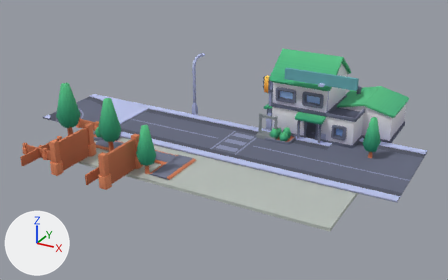
The glTF model apps/web/src/assets/world/neighborhood-rainy-evening/v1/neighborhood-rainy-evening-static.glb, before and after one commit.
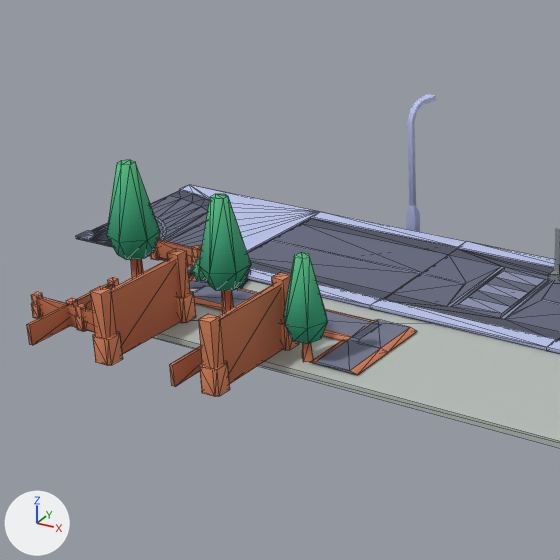
Each version is shown whole from a 50 mm camera at (9.16, -17.47, 8.76) aimed at (-0.21, -0.43, 0.24), then close up on the part from 2% to 58% of the width and 4% to 94% of the height. Arrows for +X, +Y and +Z are at lower left; the lights stay in place. The first two pictures are the older version. The close-ups show mesh edges as thin lines. Where no turn or scale is listed for an object, it has been applied to the vertices.

Objects in the first close-up: 'park_fence_low_north_source', 'park_fence_low_west_source', 'park_fence_north_center_source', 'park_fence_north_west_source', 'park_path_long_center_source', 'road_bend_west_source', 'road_crossing_center_source', 'road_straight_west_source', 'tree_large_north_source', 'tree_large_west_source', 'tree_small_path_source', 'walkable_ground' and 8 more.
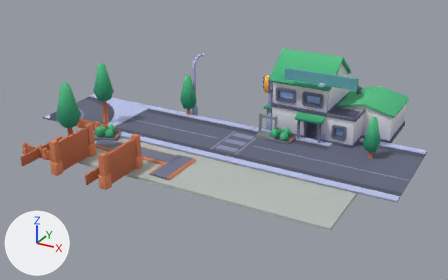
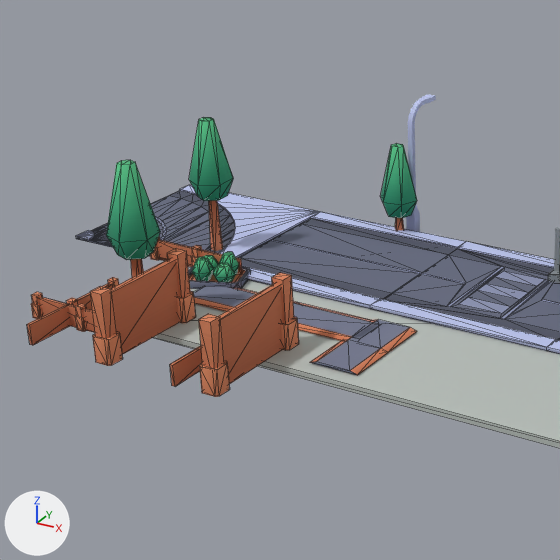
ob_tree_large_north is not drawn itself; it is the parent of ob_tree_large_north_source.
ob_tree_small_path is not drawn itself; it is the parent of ob_tree_small_path_source.

What differs and where, as boxes (x1, y1, x2, y2) in the close-ups (560 x 560 px):
```json
{"object": "tree_large_north_source", "change": "moved", "before": [199, 194, 251, 313], "after": [189, 117, 233, 251]}
{"object": "tree_small_path_source", "change": "moved", "before": [284, 252, 328, 362], "after": [381, 143, 417, 231]}
{"object": "planter_park_source", "change": "unchanged, uncovered by the edit", "before": [188, 257, 250, 289], "after": [188, 252, 250, 289]}
```

The change, as JSON lines over the scene's bpy script:
```json
{"op": "set", "path": "ob_tree_large_north.location", "old": "(-2.55, -3.55, 0.0)", "new": "(-5.05, -0.75, 0.0)"}
{"op": "set", "path": "ob_tree_small_path.location", "old": "(-1.35, -3.35, 0.0)", "new": "(-2.8, 1.45, 0.0)"}
```
